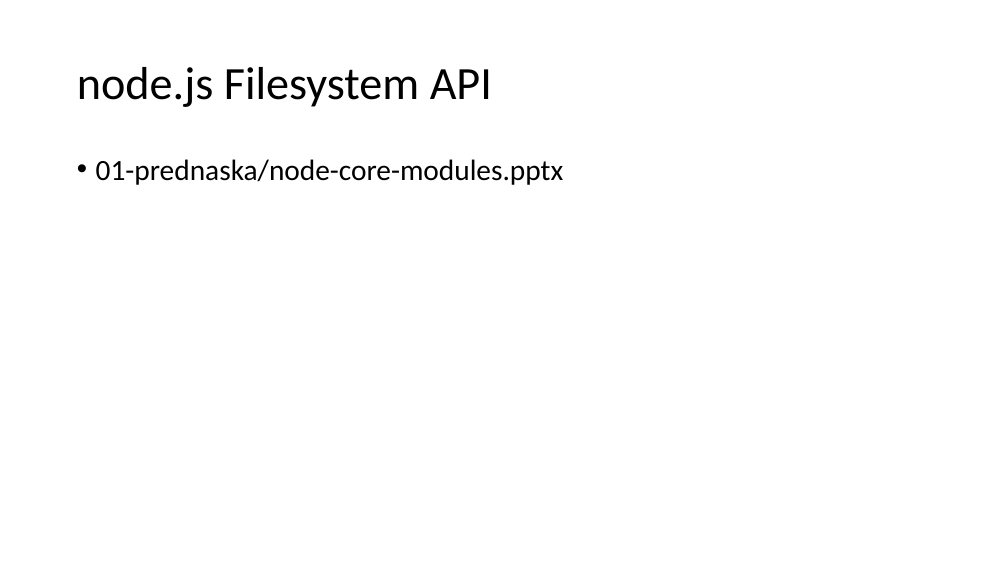
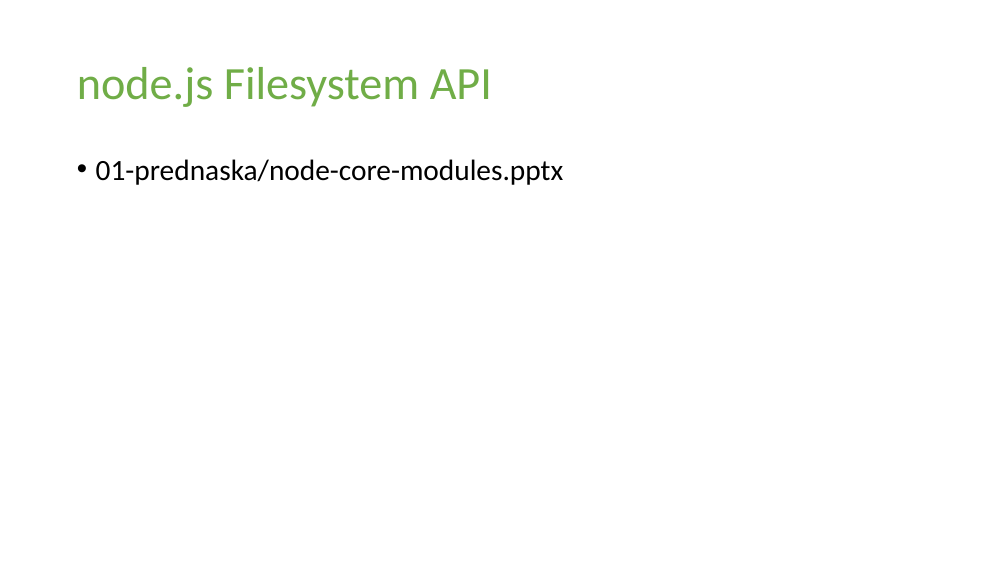
Before and after one commit to yimejky/wawjs, a slide deck: slide 4 of 03-cvicenie/03-cvicenie.pptx (slide 3 before the commit). Drawn at 1008x567 pixels with LibreOffice and Linux fonts; fonts in the diff are those of the drawing. Boxes give left, top, right and bottom in pixels: in the first picture for what was removed or moved away, otherwise in the second. Text is boxed around its words. In the diff, an @@ line names an element or a change of style, - is before the commit and + after.

```diff
--- a/03-cvicenie/03-cvicenie.pptx
+++ b/03-cvicenie/03-cvicenie.pptx
@@ title "node.js Filesystem API" at bbox=[77, 67, 492, 107]: text colour #000000 to #70AD47 @@
```
Also in this commit, not shown: 5 other slides changed, 2 slides added.
